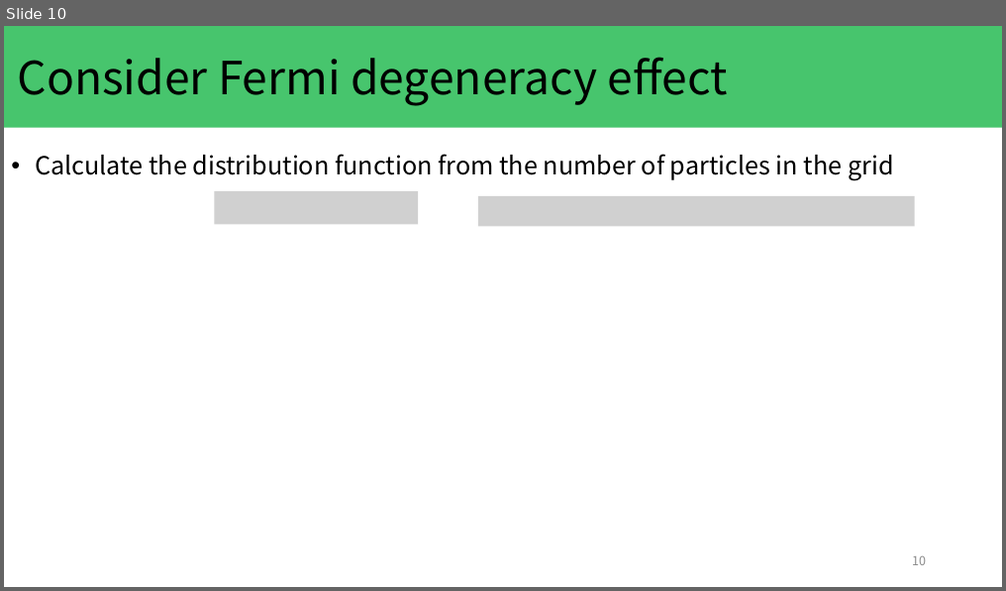
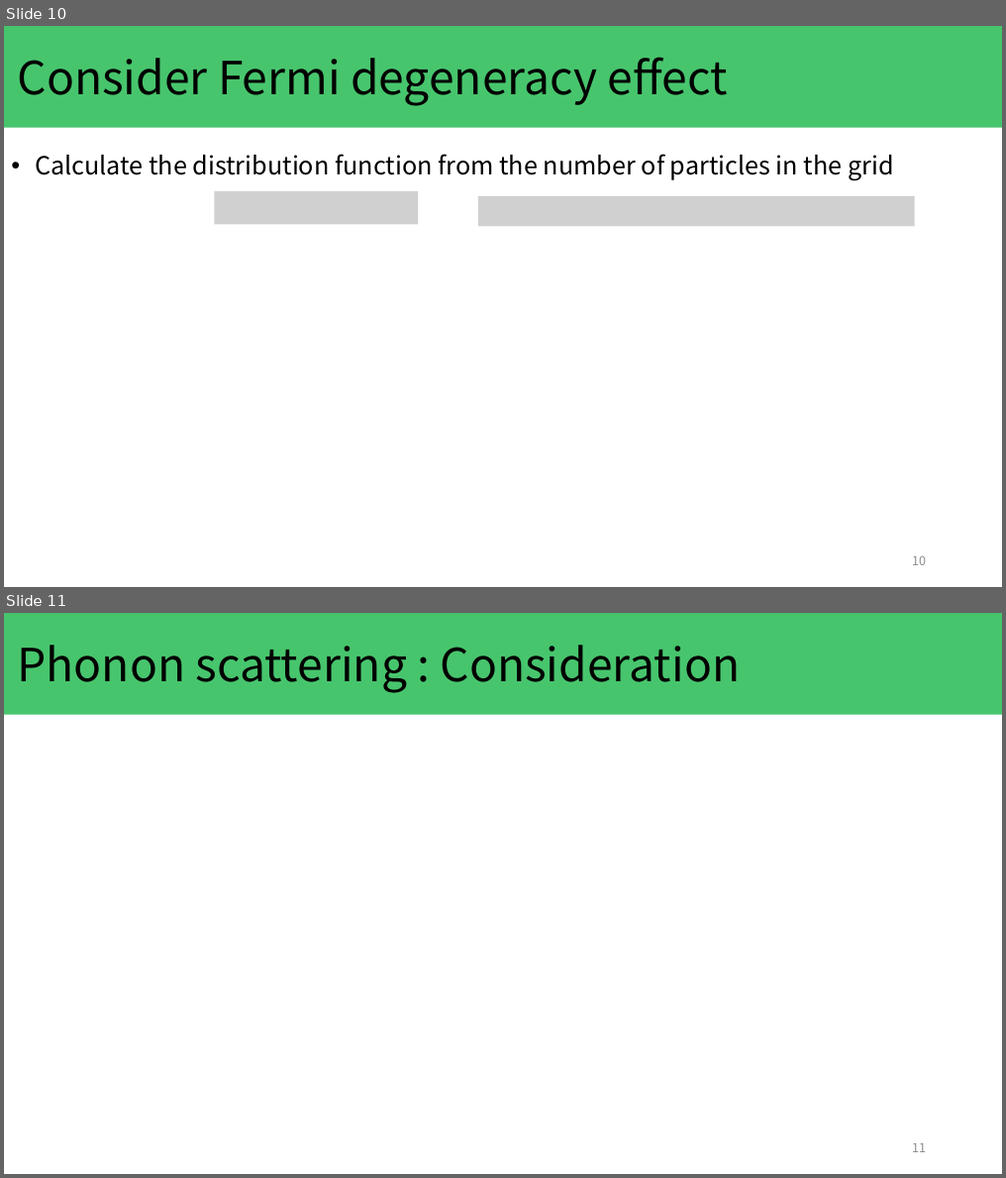
Before and after one commit to KeitoKubo/MonteCarlo-simulation-with-Fermi-degeneracy, a slide deck: presentation/kubo_20231129.pptx. Shown one above the other, each under a label of ours: slide 10 before the commit, slides 10 and 11 after it. The pictures are 1006x591 and 1006x1178 pixels, drawn with LibreOffice and Linux fonts; fonts in the diff are those of the drawing; grey boxes stand for pictures. Boxes give left, top, right and bottom in pixels: in the first picture for what was removed or moved away, otherwise in the second. Text is boxed around its words. In the diff, an @@ line names an element or a change of style, - is before the commit and + after.

```diff
--- a/presentation/kubo_20231129.pptx
+++ b/presentation/kubo_20231129.pptx
@@ slide 11 added at [4, 613, 1002, 1174], background #FFFFFF @@
@@ rectangle added at [4, 613, 1002, 715], fill #00B036 at 72% opacity @@
@@ title added at [18, 645, 741, 693], 44 pt, text #000000 @@
+Phonon scattering : Consideration
@@ page number added at [912, 1144, 926, 1153], 12 pt, text #8C8C8C @@
+11
```
Also in this commit, not shown: 5 slides changed, 1 slide removed, 14 other files.
